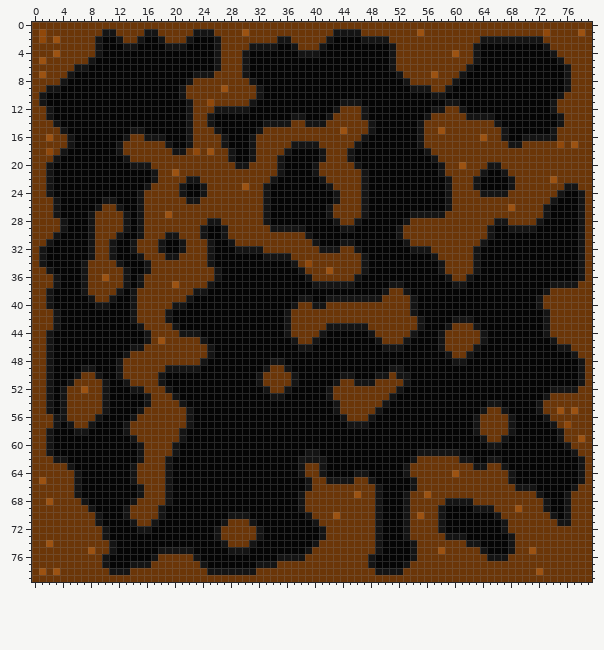
Edited in one commit: sprite sheet (buffer/dungeone.png). The first picture shows the starting point.
The file is 80x80 pixels. Colours within 5 levels of each other are drawn and written as one.
Now the later version:
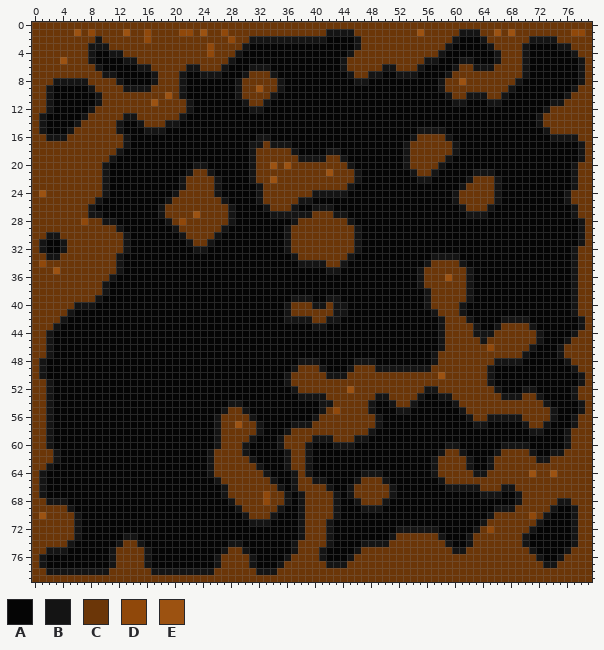
Palette (. is transparent): A #050505  B #141414  C #6b3608  D #90480a  E #9c5211
The edit:
Changed rows in their new state; - is an unchanged pixel.
first column x 1:
 1 C----E-D-CC-E--DC---DDCEC-D--C-----------B---C--------------BBB--E-E----C---DD
 2 C-C------CCC--CDCC---CCCCC-D--BBBB--BBBBBA---BCCCC---------BAAA-CCCCCC--BB----
 3 -------B-BCCCCCCCCCCCCCCDC---BAAAA--AAAAA----BCCCCC-------BAAAA-BCCCCB--AABB--
 4 --C----BA-BBCCCCCCCCCCCCDC--BA-------AAA----BCCCCCC------BAAAAA--BCCCB---AAAB-
 5 C--E--------BBCCCCCCCCCCCC-BAA-------------BCCCCCCC----BBAAABBA--BCCCB----AAAB
 6 -----CCCB-----BBCCCCCBBCCCBAAABBB----------BCCCCCB----BAAAAB-CBBBCCCCB-----AAB
 7 C---CCCCCBB-----BCCCB-A--BAAA-CCCB----------BCCBB---BBAAAAB-CCCCCCCCCB-----AAB
 8 --B-BBBCCCCB----BCCCBAAAAAAAB-CCCCB----------BB-----AAAAAB-CECCCCCCCB------AAB
 9 --A----BCCCCBBBBCCCC-AAAAAAAB--ECCB------------------AAAABCCCCCCCCCB-------AB-
10 CB------BCCCCCCCCCEC-AAAAAAAB--CCB----------------------AABCCBBBCCB-------AB--
11 CB------BCCCCCCCECCCC-AAAAAAABCCB----------AAA------------A-B---BB--------B---
12 -------BCCCCCCCCCCCCC-AAAAAAAABB----------AAAAA---------AAAAA-----------BC----
13 BA----BCCCCCBBCCCCCCBAAAA-----------AA---AAAAAA--------AAAAAAAAAA------BCCC---
14 BAA--BCCCCCB--BCCCBB-AAAA-------AAAAAAAAAAAAAAAA------AAAAAAAAAAAA-----BCCC---
15 BAAABCCCCCCB-AABBB---AAAAA-----AAAAAAAAAAAAAAAAA-------BBBAAAAAAAAA-----BC----
16 -BBBCCCCCCCC-AAAAA---AAAAAA---ABBAAAAAAAAAAAAAA------BC---BAAAAAAAA--AAAA-BBB-
17 ----CCCCCCCCBAAAAAA--AAAAAA----B-BBBAAAAAAAAAA------BCC----BAAAAAAAAAAAAAAAAAB
18 -C-CCCCCCCC-AAAAAAAAAAAAAAAA-------CB---ABBAA-------BCCC---BAAAAAAAAAAAAAAAAAB
19 --CCCCCCCCB-AAAAAAAAAAAAAAAA------CCCBBB---BA-------BCCCC-BAAAAAAAAAAAAAAAAAAB
20 -CCCCCCCCB---AAAAAAAAABBAAAAAAB--ECECCCC----BA------BCCCC-AAAAAAAAAAAAAAAAAAB-
21 -CCCCCCCCB------AAAAAB--BAAAAAB---CCCCCC-E---BA------BCCBAAAAAB-B-AAAAAAAAAAB-
22 -CCCCCCCCB------AAAABCC--BAAAAB--ECCCCCCC----BA-------BB--AAABCCCB-AAAAAAAAAB-
23 -CCCCCCCCB-----AAAAA-CCC-BAAAAABCCCCCCCCCC--BAA-----------AAB-CCCB-AAAAAAAAA--
24 ECCCCCCCCB----AAAAABCCCC-BAAAAABCCCCCCCBBB-BAAA-----------AB---CC-AAAAAAAAABCC
25 --CCCCCCBAA---AAAAB--CC---BAAAABCCCCCBB---AAAAA-----------AB-----BAAAAAAAA-BCC
26 --CCCCCBAAAA--AAAB---------BAAAA-CCCB--BB-AAAAA-----------AAB---BAAAAAAAA---BC
27 --CCCCC-BAAAA-AAABC---E----BAAAAABBBBBBCCCBBAAA------AAAAAAAABBBAAAAAAAAA---BC
28 ---CCCDC-BBAA-AAAAB-D---CC-BAAAAA---BCCCCCC-BA------AAAAAAAAAAAAAAAAAAAA------
29 ---CCCCC---BA-AAAAAB---CCC-AAAAAAAA-CCCCCCCCCB-----AAAAAAAAAAAAAA--AAAA-------
30 -B-CCCCC---CB-AAAAAAB--CCBAAAAAAAAAB--CCCCCCCB-----AAAAAAAAAAAAAA-------------
31 BA-BCCCC--CCBAAAAA--AB-----AAAAAAAAB---CCCCCCB------AAAAAAAAAAAA--------------
32 ---BCCCC--CCBAAAAA--AABBA---AAAAAAAB----CCC----------AAAAAAAAAA-------------BC
33 CBBCCCCC--CB--AAAAAAAAAAA-------AAAAB-------BAA----------BBBAAA-------------BC
34 DCCCCCC--------AAAAAAAAAA-----------ABBBB--BAAA--------BCC--BAA-------------BC
35 -CECCCC----BA--AAAAAAAAAAA-----------AAAABBAAAA-------BCCC---BA-------------BC
36 --CCCCC--CBAA-AAAAAAAAAAAA------------AAAAAAAA--------BCCCE-----------------BC
37 --CCCCC--BAAA-AAAAAAAAAAA--------------AAAAAA-----AA--BCCCCCCB-----------AAA--
38 -CCCCCC--BAA-AAAAAAAAAAA-------------------------AAAA--BCCCCCB----------AAAAB-
39 -CCCCCCCBAA--AAAAAAAAA--------------B------AAAAAAAAAAA-BCCCCCB---------AAAAAB-
40 -CCCCBBBAA---AAAAAAAA--------------BC-----BBAAAAAAAAAA-BCCCCB----------AAAAAB-
41 --CCB--------AAAAAA-----------------------BBAAAAAAAAAA--BCCCB-----------AAAAB-
42 --CB---------AAAAAA-----------------BBB--BBAAAAAAAAAAAA--BCCC-----BBBB--AAAAAB
43 --------------AAAAAA---------------AAAABBAAAAAAAAAAAAAA--BC------BCCCCB-AAAAAB
44 ---------------AAAAAAAA------------AAAAAA------AAAAAAA--------B-BCCCCCCBAAAAB-
45 ---------------AAAAAAAAA------------AAAA--------AAAAA-----------CCCCCCCB-AAB--
46 -------------AAAAAAAAAAAA------------AA----------AAA----------CCDCCCCCB----C--
47 ------------AAAAAAAAAAAAA-------------------------------BCC--CCCCCCCCB----BCC-
48 BA---------AAAAAAAAAAAAA---------AA--BBB-----BBB--------BCCCCCCCCBBBB------BCC
49 BA----AA---AAAAAAAAAAAA---------AAAABCCCB---BCCCBB--BBBBCCCCCCCCB-----------BC
50 BA---AAAA--AAAAAAA-------------AAAABCCCCCBB-CCCCCC-CCCCCCECCCCCCB-------------
51 ----AAAAAA--AAAAAA-------------AAAABCCCCCCC--CCC----CCCCCCCCCCCCB-------------
52 ---AAAAAAA---AAAAAA-------------AAAABCCCCC--E------CCCCBBCCCCCCCCB---BB--AAA--
53 ---AAAAAAA-----AAAAA-------------AA--BBBBC------BBCCCCB--BBCCCCCCCBBBCCBAAAAB-
54 ---AAAAAAA-----AAAAAA------BB-----------BBC----BAABCCB-----BCCCCCCCCCCCCBAAAAB
55 ---AAAAAAA----AAAAAAAA----BCCB----------BCD----BA--BB-------BCCC--CCCCCC-BAAAB
56 -BAAAAAAA----AAAAAAAAA---BCCCCB--------BCCCC---CB------------BC-BBB-BCCCCBAAB-
57 -BA-AAAA----AAAAAAAAAA---BCCECCB----BBBCCCCCCCCCB--------------BAAAA-BCCBAAAB-
58 -----AA-----AAAAAAAAA----BCCCCCB---BCCCCCCCCCCCB--------------AAAAAA--BB--AB--
59 -------------AAAAAAAA----BCCCCB---BCCCCBBBCCCBB----------------AAAA-------AB-C
60 --------------AAAAAA-----BCCCB----BCCCB---BBB-------------BB----AABBBB--------
61 -CB-----------AAAAAA----BCCCCB-----BCC-A--------------AAA-CCB----BCCCCB--BBCC-
62 ---A----------AAAAA-----BCCCCCB----BCC-AA------------AAAB---C----CCCCCCBBCCCCC
63 -BAAA--------AAAAAA-----BCCCCCCB---BCCBAA-----------AAAAB----BAAB-CCCCCCCCCCCC
64 BAAAAA-------AAAAAA-----BCCCCCCCB---BCBAA----A-BB---AAAAB--C--BB---CCCECCECCCC
65 BAAAAA-------AAAAAA------BCCCCCCCB--BCCBBAAAAB-CCB---AAAAB---------CCCCCCCCCCC
66 BAAAAA--------AAAAA-------BCCCCCCCB-BCC--BAAB---CCB--AAAAABBBBB---BBCCCCCCCCC-
67 BAAAAA--------AAAAA-------BCCCCCDCCB------BABC--CCB-AAAAAAAAAAABBBAAB--CCCCC--
68 -BBBAAA------AAAAAA--------BCCCCDCCB------BAAB--CB--AAAAAAAAAAAAAAAAB---CCB---
69 ----BAAA----AAAAAA----------BCCCCCB-------BAAABB----AAAAAA----AAABBBC---CB-AB-
70 E----BAAA---AAAAAA---------AA-CCCB---BC---BAAAAAA---AAAAAA------BC----D-BA-AB-
71 -----BAAA----AAAA---------AAAA-BB----BCC-BAAAAAAA---AAAAAA-----BCCC----BAAAAB-
72 -----BAAAA----AA---------AAAAAAA-----BCCCBAAAAAAA--B-BBBBA----BCDCC---BAAAAAB-
73 -----BAAAA--BB-----------AAAAAAA-----BCCCBAAAAAAA-BCC----BAAABCCCCCC-BAAAAAAB-
74 -C--BAAAAAABCCB-----------ABBAA-----BCCC-BAAAABB-BCCCC----BAA-CCCCCC-BAAAAAAB-
75 -BBBAAAAAA-CCCCB-AAAAA----BCC-------BCC-BAAAAB--CCCCCC---C-BB--CCCCC--BAAAAB--
76 BAAAAAAAAABCCCCBAAAAAAA--BCCCCB---A-CC--BAAAB--CCCCCCC----------CCC----BAAB---
77 BAAAAAAAAABCCCC-AAAAAAAA-BCCCCBAAAB------BBB---CCCCCC-------------------BB----
78 CBBBBBBBBBCCC---BBBBBBBB-CCCCCCBBB--------------CCCC-------------------C------
